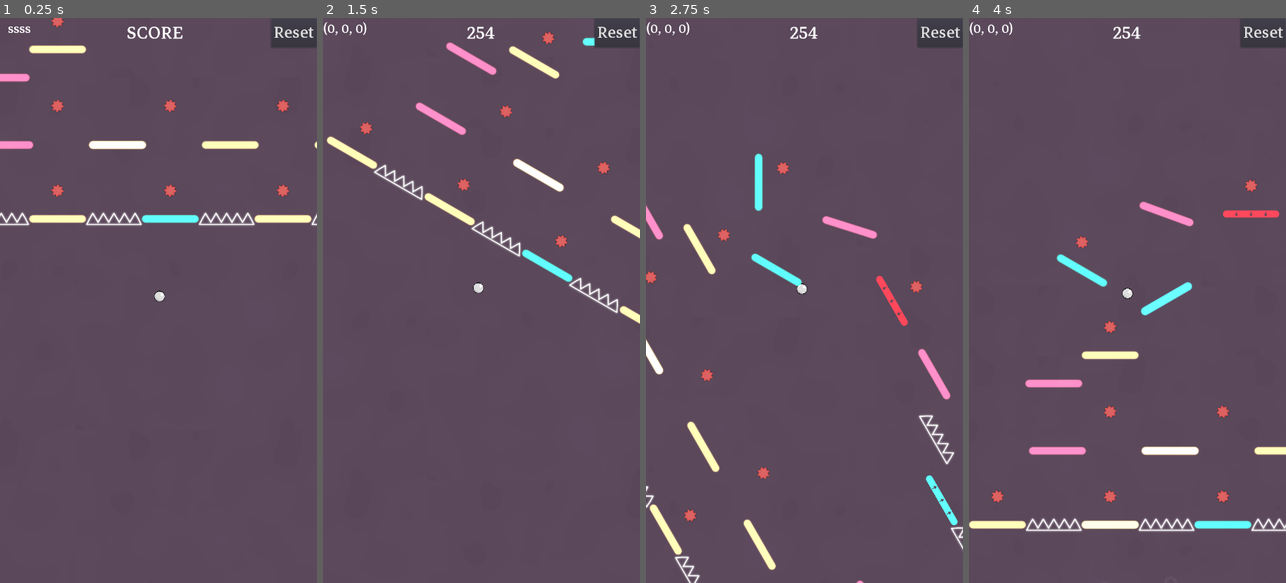
Above: before the commit, frames 1-4 (left to right).
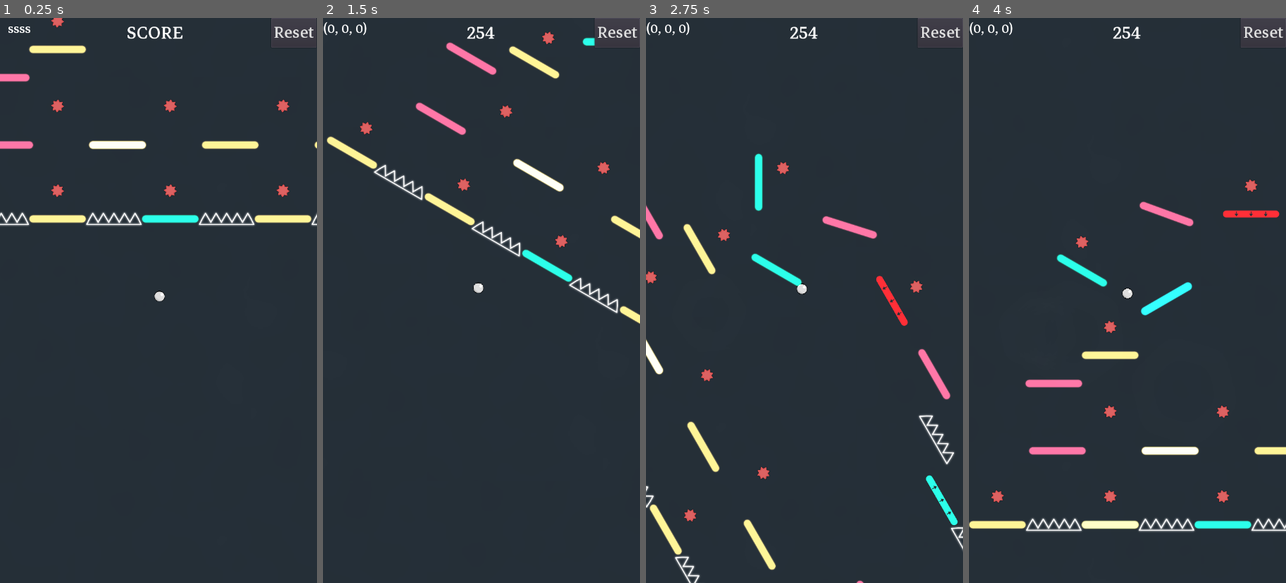
Above: after the commit, the same moments.

Repository: dolorismachina/Pivot
Game: Godot game, scene res://Scenes/Main/Main.tscn
Same seed, same stepped clock (60 frames per second), same inputs: the game is played once before the commit and once after it. The engine's default icon, where the game draws it, is replaced by a stand-in: a white triangle on a blue panel in a dark square.
Inputs (mouse positions are in pixels of both pictures, inside the frame that each line leads up to):
- Up to frame 1 (0.25 s): no input
- Up to frame 2 (1.5 s): move the mouse to (551, 272) at 0.52 s; hold Right (ui_right) 0.53-1.28 s; hold Space (space) 0.53-1.28 s; click (551, 272) at 0.67 s; move the mouse to (418, 328) at 1.27 s; hold Left (ui_left) from 1.28 s (still down); tap Space (space) at 1.35 s
- Up to frame 3 (2.75 s): move the mouse to (836, 176) at 2.02 s; release Left (ui_left) at 2.03 s; hold Right (ui_right) from 2.03 s (still down); hold Space (space) from 2.03 s (still down)
- Up to frame 4 (4 s): move the mouse to (1111, 413) at 2.77 s; release Space (space) at 2.78 s; tap Space (space) at 2.85 s; click (1111, 413) at 2.92 s; move the mouse to (1222, 385) at 3.52 s; release Right (ui_right) at 3.53 s; hold Left (ui_left) from 3.53 s (still down); hold Space (space) from 3.53 s (still down)

The runs differ from the first frame. In frame 1, 98% of the frame differs, in the area x 0-100%, y 0-100%; in frame 2, 98%; in frame 3, 98%; in frame 4, 98%.
Error in both runs: Invalid get index 'modulate' (on base: 'Tween'). (res://Scenes/Blocks/Block/Block.gd:52)

Commit message:
Add move movement to the background floaters

Diff:
--- a/Scenes/Background/Background.gd
+++ b/Scenes/Background/Background.gd
@@ -38,8 +38,14 @@
 			y = rand_range(0, 1280)
 			angle = rand_range(495, 585)
 
-	var vec = Vector2(x, y) + -$ParallaxLayer2.position
+	var vec = get_spawn_position() + -$ParallaxLayer2.position
 	var f = floater.instance()
 	$ParallaxLayer2.add_child(f)
 	f.position = vec
-	f.rotation_degrees = angle
+	f.rotation_degrees = rand_range(0, 360)
+
+func get_spawn_position():
+	var x = rand_range(0, 720)
+	var y = rand_range(0, 1280)
+
+	return Vector2(x, y)
--- a/Scenes/Background/Background.tscn
+++ b/Scenes/Background/Background.tscn
@@ -8,24 +8,6 @@
 [node name="ParallaxBackground" type="ParallaxBackground"]
 script = ExtResource( 1 )
 floater = ExtResource( 2 )
-
-[node name="ParallaxLayer" type="ParallaxLayer" parent="."]
-motion_mirroring = Vector2( 1440, 2560 )
-
-[node name="Untitled" type="Sprite" parent="ParallaxLayer"]
-visible = false
-modulate = Color( 0.952941, 0.94902, 0.521569, 1 )
-position = Vector2( 469.328, 598.88 )
-texture = ExtResource( 3 )
-
-[node name="Background" type="Sprite" parent="ParallaxLayer"]
-modulate = Color( 2, 1.5, 2, 0.71 )
-position = Vector2( 0, -1.58667 )
-scale = Vector2( 2, 2 )
-texture = ExtResource( 4 )
-centered = false
-region_enabled = true
-region_rect = Rect2( 0, 0, 720, 1280 )
 
 [node name="ParallaxLayer2" type="ParallaxLayer" parent="."]
 motion_scale = Vector2( 0.5, 0.5 )
@@ -65,7 +47,26 @@
 rotation = -0.673231
 scale = Vector2( 1, 1 )
 
+[node name="ParallaxLayer" type="ParallaxLayer" parent="."]
+motion_mirroring = Vector2( 1440, 2560 )
+
+[node name="Untitled" type="Sprite" parent="ParallaxLayer"]
+visible = false
+modulate = Color( 0.952941, 0.94902, 0.521569, 1 )
+position = Vector2( 469.328, 598.88 )
+texture = ExtResource( 3 )
+
+[node name="Background" type="Sprite" parent="ParallaxLayer"]
+modulate = Color( 0.419608, 0.721569, 1, 0.603922 )
+position = Vector2( 0, -1.58667 )
+scale = Vector2( 2, 2 )
+texture = ExtResource( 4 )
+centered = false
+region_enabled = true
+region_rect = Rect2( 0, 0, 720, 1280 )
+
 [node name="Timer" type="Timer" parent="."]
+wait_time = 0.75
 autostart = true
 
 [connection signal="timeout" from="Timer" to="." method="_on_Timer_timeout"]
--- a/Scenes/Background/Floater.gd
+++ b/Scenes/Background/Floater.gd
@@ -2,10 +2,41 @@
 
 var angle = 0
 
+var start_scale
+var end_scale
+var rotation_speed
+var direction
+
+
 func _ready():
 	randomize()
-	var rnd  = rand_range(0.25, 0.5)
-	scale = scale * rnd
+	start_scale = rand_range(0.1, 1)
+	end_scale = rand_range(0.3, 1.5)
+	rotation_speed = deg2rad(rand_range(15, 45))
+	direction = get_direction()
+
+	scale = Vector2(1, 1) * start_scale
+
+	$Tween.interpolate_property(self, 'modulate', modulate, Color(1, 1, 1, 0.03),
+		3, Tween.TRANS_CUBIC, Tween.EASE_IN_OUT)
+
+	$Tween.interpolate_property(self, 'scale', scale, scale * end_scale,
+		10, Tween.TRANS_CUBIC, Tween.EASE_IN_OUT)
+
+	$Tween.start()
+
 
 func _process(delta):
-	transform = transform.translated(Vector2(100, 0) * delta)
+	translate(direction * 10 * delta)
+	spin(delta)
+
+
+func spin(delta):
+	rotate(rotation_speed * delta)
+
+
+func get_direction():
+	randomize()
+	var a = rand_range(0, 360)
+
+	return Vector2(cos(a), sin(a))
--- a/Scenes/Background/Floater.tscn
+++ b/Scenes/Background/Floater.tscn
@@ -4,7 +4,9 @@
 [ext_resource path="res://Scenes/Background/Floater.gd" type="Script" id=2]
 
 [node name="Floater" type="Sprite"]
-modulate = Color( 1, 1, 1, 0.1 )
+modulate = Color( 1, 1, 1, 0 )
 scale = Vector2( 0.25, 0.25 )
 texture = ExtResource( 1 )
 script = ExtResource( 2 )
+
+[node name="Tween" type="Tween" parent="."]
